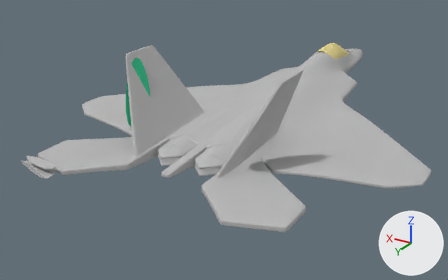
What one commit did to the Blender file gSources/F_22_Raptor.blend.
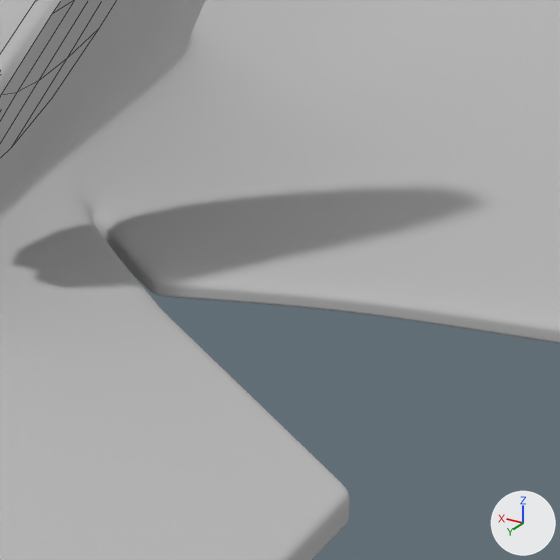
Old and new are each drawn whole from a camera (50 mm lens) standing at (-5.03, 10.64, 3.31) and looking at (-1.11, 4.1, 0.04) and again close up on the part from 55% to 76% of the width and 44% to 78% of the height. Arrows for +X, +Y and +Z are at lower right; the lights stay in place. The close-ups show mesh edges as thin lines.

Names of what the first close-up shows: 'f22', 'rightDirectional'.
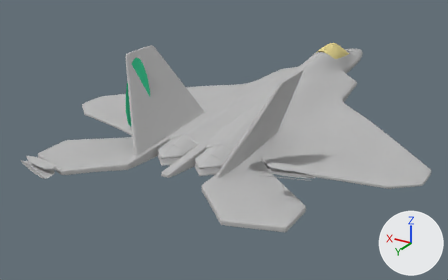
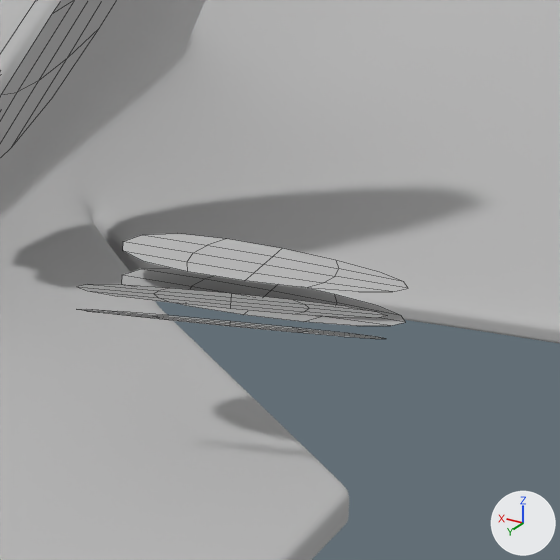
Location of each change, (x1, y1, x2, y2) in pixels of the close-ups (560 x 560 px):
'rightElevator', added
    after: (77, 233, 408, 339)

What changed in the scene script:
```text
Add me_plane_005:
    me_plane_005.from_pydata([(-0.363, -0.036, -0.041), (-0.363, -0.036, 0.044), (-0.363, -0.074, 0.044), (-0.363, -0.074, -0.041), (0.363, 0.211, -0.041), (0.363, 0.211, 0.044), (0.363, 0.127, 0.044), (0.363, 0.127, -0.041), (-0.363, -0.036, 0.001), (0.363, 0.211, 0.001), (-0.363, -0.211, -0.041), (-0.363, -0.211, 0.044), (0.363, -0.172, 0.044), (0.363, -0.172, -0.044), (-0.363, -0.036, -0.027), (0.363, 0.211, -0.027)], [], [(13, 10, 3, 7), (9, 8, 1, 5), (6, 2, 11, 12), (4, 0, 14, 15)])
    me_plane_005.polygons.foreach_set('use_smooth', [True] * 4)
    me_plane_005.materials.append(mat_material_003)
Add ob_rightelevator:
    ob_rightelevator = bpy.data.objects.new('rightElevator', me_plane_005)
    ob_rightelevator.parent = ob_f22
    ob_rightelevator.matrix_parent_inverse = Matrix(((1.0, 0.0, 0.0, 0.0), (0.0, 1.0, 0.0, 0.0), (0.0, 0.0, 1.0, 0.367), (0.0, 0.0, 0.0, 1.0)))
    ob_rightelevator.location = (-1.939, 3.807, -0.367)
    _m = ob_rightelevator.modifiers.new('Subsurf', 'SUBSURF')
    _m.levels = 2
```
